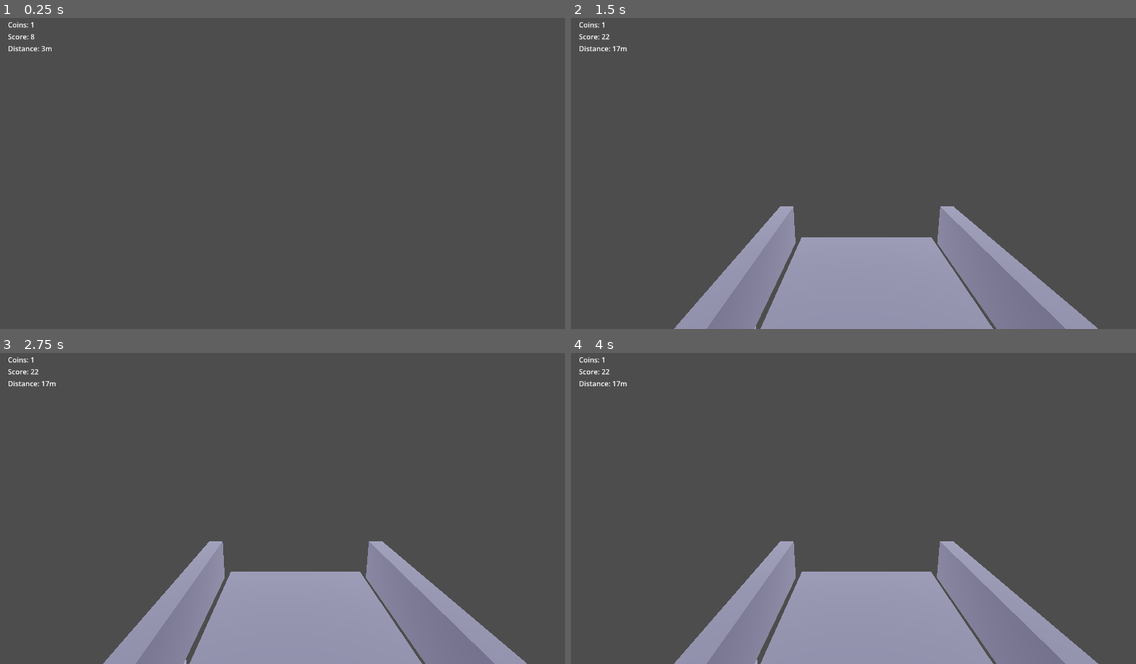
Above: before the commit, frames 1-4 (two rows, left to right).
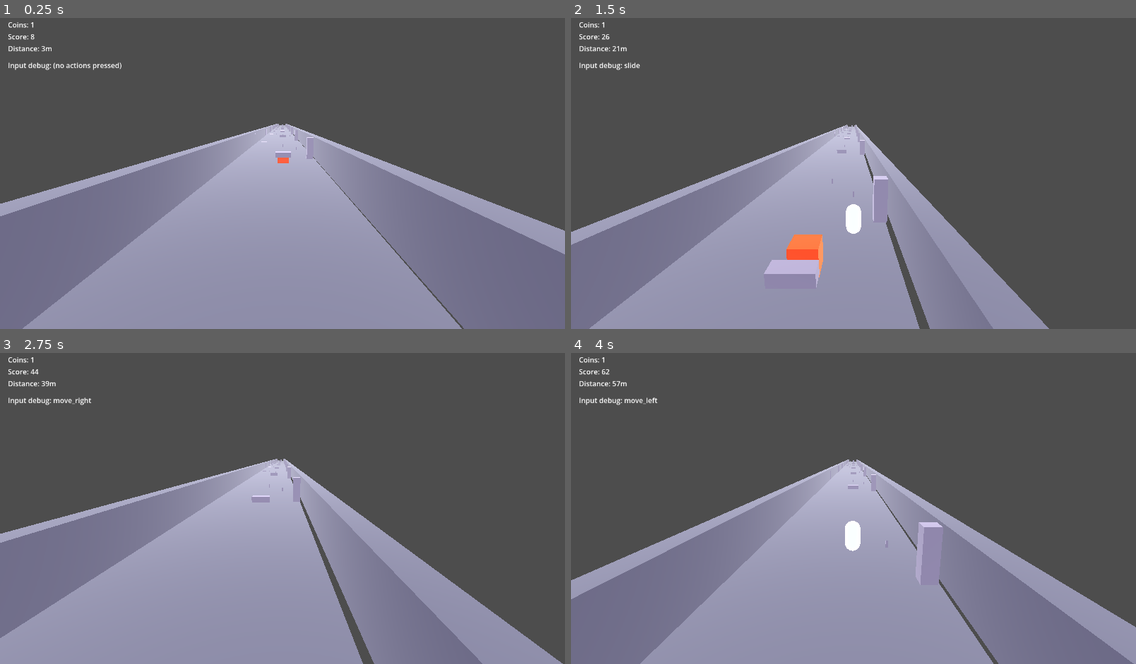
Above: after the commit, the same moments.

Repository: AlexXaya/SkateKnight
Game: Godot game, scene res://scenes/main.tscn
Two runs of this game, one before a commit and one after it. Both use one fixed random seed, a clock stepped at 60 frames per second and the inputs below.
Inputs:
- Up to frame 1 (0.25 s): no input
- Up to frame 2 (1.5 s): hold D (move_right, bound only after the commit) 0.53-1.28 s; tap Shift (boost, bound only after the commit) at 0.6 s; tap W (jump, bound only after the commit) at 0.77, 1.07 s; tap S (slide, bound only after the commit) at 0.8, 1.35 s; hold Down from 1.28 s (still down)
- Up to frame 3 (2.75 s): tap W (jump, bound only after the commit) at 1.52, 1.82, 2.3 s; tap Space at 1.55, 2.1 s; release Down at 2.03 s; hold D (move_right, bound only after the commit) from 2.03 s (still down)
- Up to frame 4 (4 s): release D (move_right, bound only after the commit) at 2.78 s; hold Up 2.78-3.53 s; tap W (jump, bound only after the commit) at 2.85, 3.02, 3.32, 3.77 s; tap Shift (boost, bound only after the commit) at 3.05, 3.6 s; hold A (move_left, bound only after the commit) from 3.53 s (still down); tap S (slide, bound only after the commit) at 3.8 s

The runs differ from the first frame. In frame 1, 51% of the frame differs, in the area x 0-100%, y 14-100%; in frame 2, 26%; in frame 3, 28%; in frame 4, 27%.

Commit message:
Fix input + camera orientation
- Add runtime InputMap setup and on-screen input debug
- Flip camera to face generated track and correct follow offset
- Place cube into starting lane

Made-with: Cursor

Diff:
--- a/scenes/main.tscn
+++ b/scenes/main.tscn
@@ -7,6 +7,8 @@
 [ext_resource type="Script" path="res://scripts/hud.gd" id="5_4a2m3"]
 [ext_resource type="Shader" path="res://materials/toon.gdshader" id="6_2h3to"]
 [ext_resource type="Script" path="res://scripts/camera_follow.gd" id="7_1n0cl"]
+[ext_resource type="Script" path="res://scripts/input_debug.gd" id="8_inputdbg"]
+[ext_resource type="Script" path="res://scripts/input_setup.gd" id="9_inputsetup"]
 
 [sub_resource type="ShaderMaterial" id="ShaderMaterial_6c6b8"]
 shader = ExtResource("6_2h3to")
@@ -49,8 +51,11 @@
 
 [node name="WorldEnvironment" type="WorldEnvironment" parent="."]
 
+[node name="InputSetup" type="Node" parent="."]
+script = ExtResource("9_inputsetup")
+
 [node name="Cub" type="StaticBody3D" parent="."]
-transform = Transform3D(1, 0, 0, 0, 1, 0, 0, 0, 1, 1, 0.625, 10)
+transform = Transform3D(1, 0, 0, 0, 1, 0, 0, 0, 1, -1, 1.125, 20)
 collision_layer = 1
 collision_mask = 1
 
@@ -64,6 +69,7 @@
 [node name="Player" type="CharacterBody3D" parent="."]
 script = ExtResource("1_1qpxk")
 transform = Transform3D(1, 0, 0, 0, 1, 0, 0, 0, 1, 0, 1.1, 0)
+invert_lane_controls = true
 
 [node name="CollisionShape3D" type="CollisionShape3D" parent="Player"]
 shape = SubResource("CapsuleShape3D_1x5er")
@@ -78,10 +84,11 @@
 transform = Transform3D(1, 0, 0, 0, 1, 0, 0, 0, 1, 0, 0, 0)
 script = ExtResource("7_1n0cl")
 target_path = NodePath("../Player")
+offset = Vector3(0, 0, 0)
 
 [node name="Camera3D" type="Camera3D" parent="CameraRig"]
 transform = Transform3D(1, 0, 0, 0, 1, 0, 0, 0, 1, 0, 4.0, -8.5)
-rotation_degrees = Vector3(-12, 0, 0)
+rotation_degrees = Vector3(-12, 180, 0)
 fov = 70.0
 
 [node name="ChunkSpawner" type="Node3D" parent="."]
@@ -99,6 +106,9 @@
 [node name="HUD" type="CanvasLayer" parent="."]
 script = ExtResource("5_4a2m3")
 run_manager_path = NodePath("../RunManager")
+
+[node name="InputDebug" type="CanvasLayer" parent="."]
+script = ExtResource("8_inputdbg")
 
 [node name="HUD" type="Control" parent="HUD"]
 layout_mode = 3
--- /dev/null
+++ b/scripts/input_debug.gd
@@ -0,0 +1,20 @@
+extends CanvasLayer
+
+@onready var _label := Label.new()
+
+func _ready() -> void:
+	_label.position = Vector2(18, 110)
+	_label.text = "Input debug: (waiting)"
+	add_child(_label)
+
+func _process(_delta: float) -> void:
+	var parts: Array[String] = []
+
+	for action in ["move_left", "move_right", "jump", "slide", "boost", "pause"]:
+		if Input.is_action_pressed(action):
+			parts.append(action)
+
+	if parts.is_empty():
+		_label.text = "Input debug: (no actions pressed)"
+	else:
+		_label.text = "Input debug: " + ", ".join(parts)
--- /dev/null
+++ b/scripts/input_setup.gd
@@ -0,0 +1,22 @@
+extends Node
+
+func _ready() -> void:
+	_ensure_action_keys("move_left", [KEY_A, KEY_LEFT])
+	_ensure_action_keys("move_right", [KEY_D, KEY_RIGHT])
+	_ensure_action_keys("jump", [KEY_W, KEY_SPACE, KEY_UP])
+	_ensure_action_keys("slide", [KEY_S, KEY_DOWN])
+	_ensure_action_keys("boost", [KEY_SHIFT, KEY_KP_0]) # second key is just a fallback
+	_ensure_action_keys("pause", [KEY_ESCAPE])
+
+func _ensure_action_keys(action: StringName, keycodes: Array[int]) -> void:
+	if not InputMap.has_action(action):
+		InputMap.add_action(action)
+
+	# If the project already has bindings, keep them.
+	if not InputMap.action_get_events(action).is_empty():
+		return
+
+	for code in keycodes:
+		var ev := InputEventKey.new()
+		ev.keycode = code
+		InputMap.action_add_event(action, ev)
--- a/scripts/player.gd
+++ b/scripts/player.gd
@@ -9,6 +9,7 @@
 @export var forward_speed: float = 14.0
 @export var max_forward_speed: float = 28.0
 @export var forward_accel: float = 0.15
+@export var invert_lane_controls: bool = false
 
 @export var jump_velocity: float = 9.5
 @export var gravity: float = 22.0
@@ -58,10 +59,11 @@
 		break
 
 func _handle_input(delta: float) -> void:
+	var dir := -1 if not invert_lane_controls else 1
 	if Input.is_action_just_pressed("move_left"):
-		_set_lane(_lane_index - 1)
+		_set_lane(_lane_index + dir)
 	if Input.is_action_just_pressed("move_right"):
-		_set_lane(_lane_index + 1)
+		_set_lane(_lane_index - dir)
 
 	if Input.is_action_just_pressed("jump") and is_on_floor() and not _is_sliding:
 		velocity.y = jump_velocity
Not shown: 1 places in scenes/main.tscn that only renumber resources
Not shown, added: scripts/input_debug.gd.uid
Not shown, added: scripts/input_setup.gd.uid
